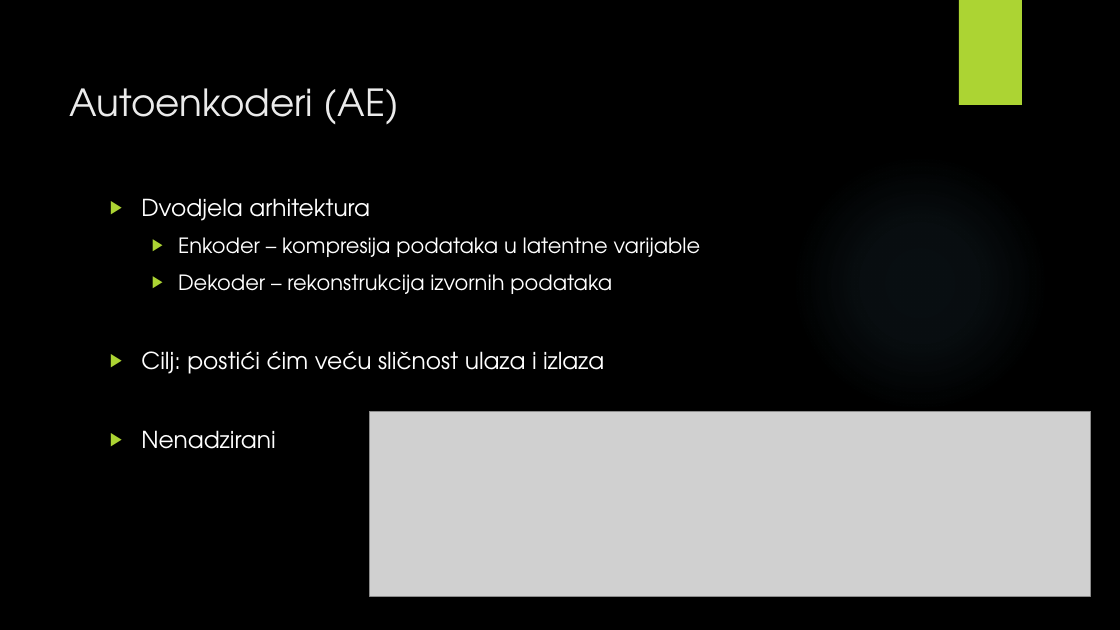
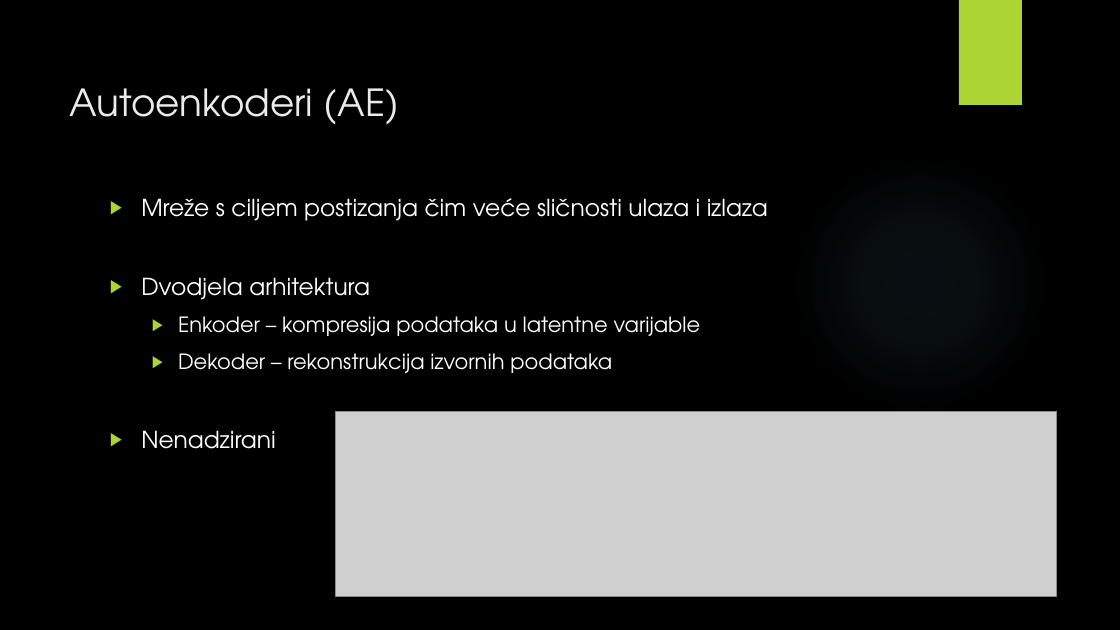
Before and after one commit to v-silverfin/fer-graduate-seminar, a slide deck: slide 6 of kvukic-seminar-presentation-2018.pptx. Drawn at 1120x630 pixels with LibreOffice and Linux fonts; fonts in the diff are those of the drawing; grey boxes stand for pictures; background and template pictures are left out. Boxes give left, top, right and bottom in pixels: in the first picture for what was removed or moved away, otherwise in the second. Text is boxed around its words. In the diff, an @@ line names an element or a change of style, - is before the commit and + after.

```diff
--- a/kvukic-seminar-presentation-2018.pptx
+++ b/kvukic-seminar-presentation-2018.pptx
@@ text at <box>141,198,768,221</box>: paragraph added @@
+▶ Mreže s ciljem postizanja čim veće sličnosti ulaza i izlaza
@@ text at <box>141,351,604,374</box>: paragraph removed @@
-▶ Cilj: postići ćim veću sličnost ulaza i izlaza
@@ picture: place and size @@
-picture at <box>370,411,1091,596</box>
+picture at <box>335,411,1057,596</box>
```
Also in this commit, not shown: 9 other slides changed, 4 slides added, 1 slide removed, 3 other files.
